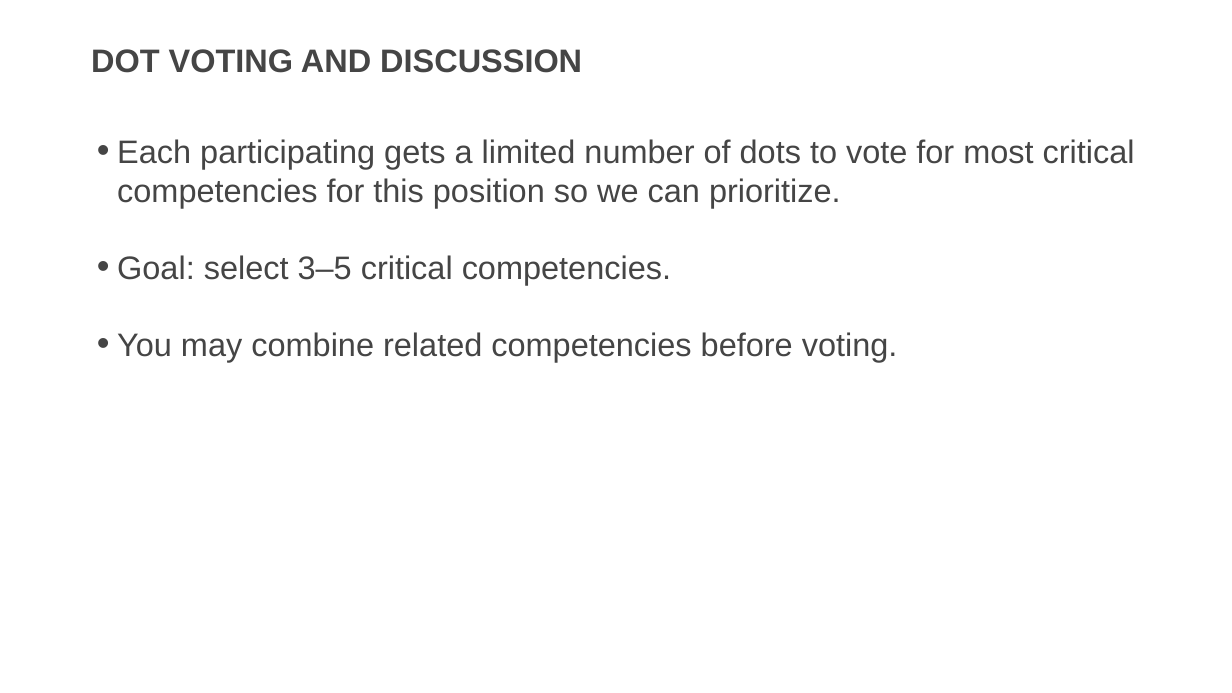
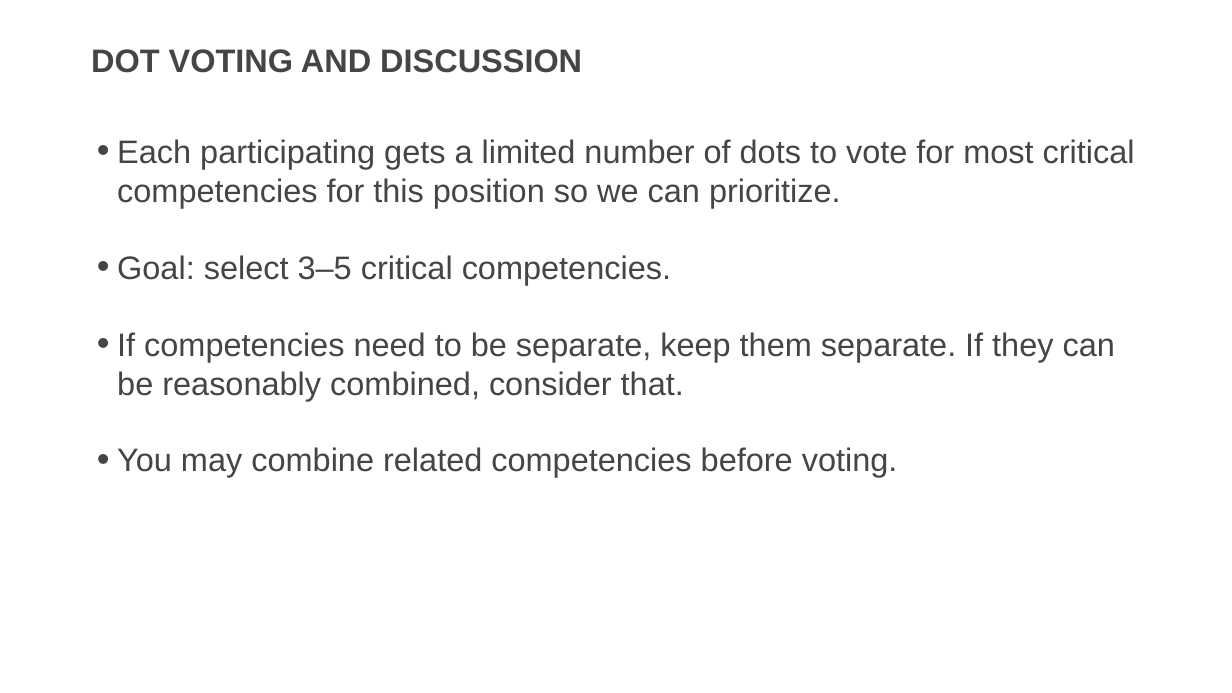
Before and after one commit to usds/SME-QA-Website, a slide deck: slide 14 of toolkit/job-analysis/job-analysis-presentation.pptx (slide 12 before the commit). Drawn at 1232x693 pixels with LibreOffice and Linux fonts; fonts in the diff are those of the drawing. Boxes give left, top, right and bottom in pixels: in the first picture for what was removed or moved away, otherwise in the second. Text is boxed around its words. In the diff, an @@ line names an element or a change of style, - is before the commit and + after.

```diff
--- a/toolkit/job-analysis/job-analysis-presentation.pptx
+++ b/toolkit/job-analysis/job-analysis-presentation.pptx
@@ text at <box>117,332,1115,401</box>: paragraph added @@
+• If competencies need to be separate, keep them separate. If they can be reasonably combined, consider that.
```
Also in this commit, not shown: 5 other slides changed, 14 slides added.
